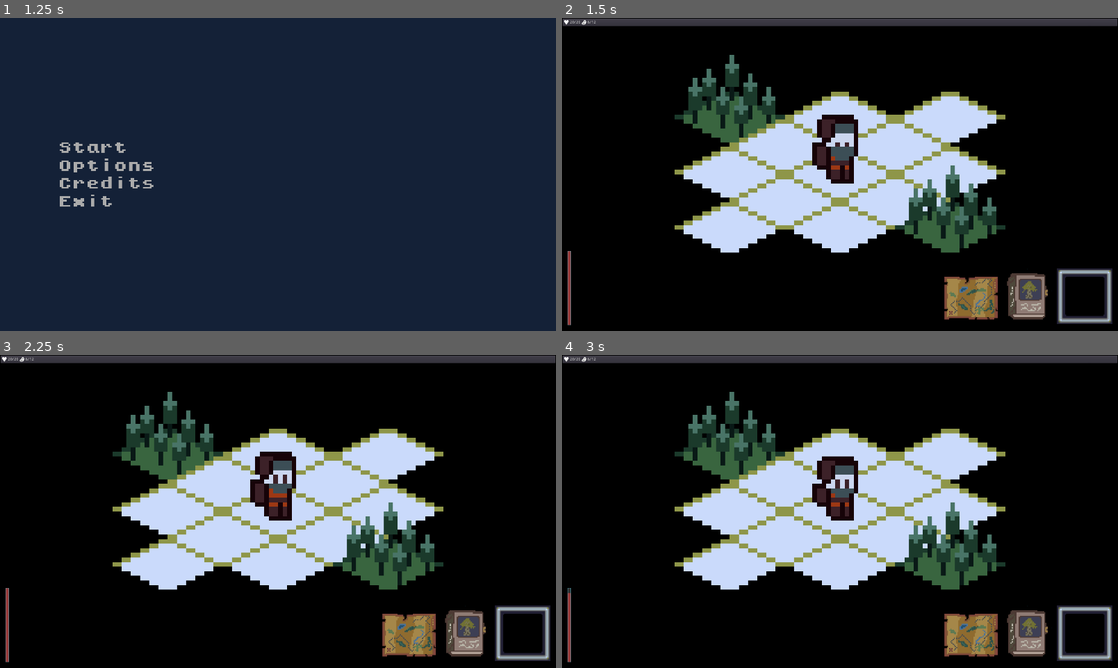
Above: before the commit, frames 1-4 (two rows, left to right).
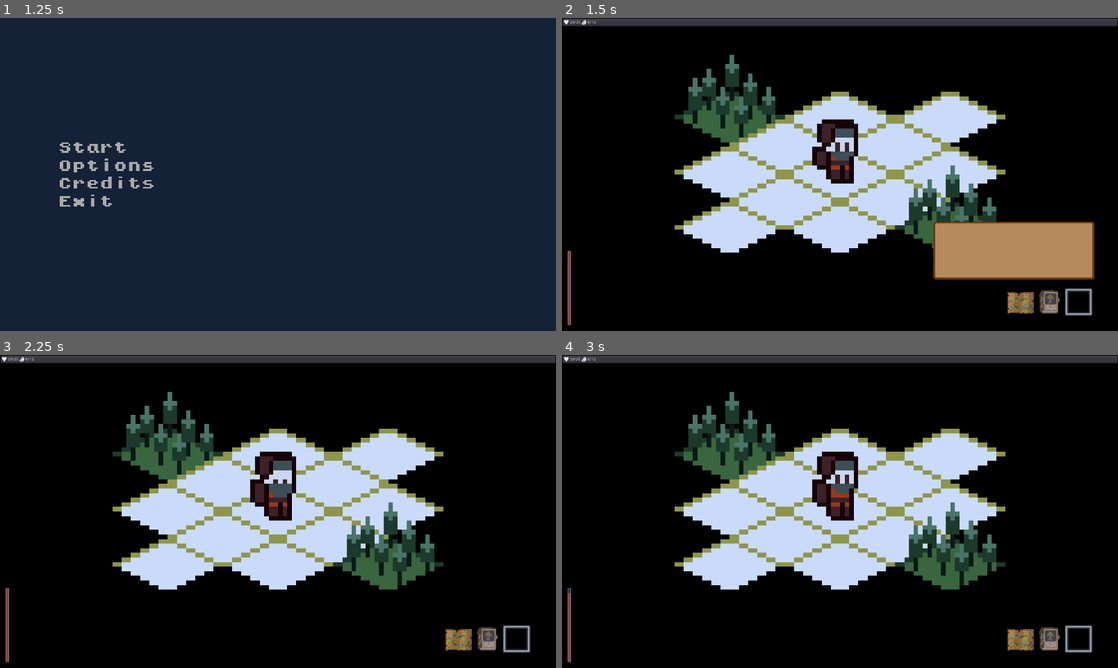
Above: after the commit, the same moments.

Repository: ZeeHatcher/project-forgotten
Game: Godot game, scene res://scenes/start_screen/start_screen.tscn
Two runs of this game, one before a commit and one after it. Both use one fixed random seed, a clock stepped at 60 frames per second and the inputs below.
Inputs (mouse positions are in pixels of both pictures, inside the frame that each line leads up to; where the layout moved, square brackets give the same spot in the first picture):
- Up to frame 1 (1.25 s): tap Enter at 0.5 s; move the mouse to (400, 158) at 0.52 s; hold D (move_right) from 0.53 s (still down); hold Tab (journal) from 0.53 s (still down); click (400, 158) at 0.67 s
- Up to frame 2 (1.5 s): release D (move_right) at 1.25 s; release Tab (journal) at 1.25 s; click "Start" at 1.25 s
- Up to frame 3 (2.25 s): click (517, 639) [522, 633] at 2 s
- Up to frame 4 (3 s): click (1017, 639) [973, 633] at 2.75 s

Frame 1 is identical in both runs. In frame 2, 8.9% of the frame differs, in the area x 45-99%, y 30-98%; in frame 3, 3.6%; in frame 4, 4.1%.

Commit message:
added inventory UI

Diff:
--- a/data_models/inventory.gd
+++ b/data_models/inventory.gd
@@ -24,3 +24,8 @@
 	if _items[name] <= 0:
 		_items.erase(name)
 	emit_signal("quantity_changed")
+
+
+func set_inventory(items) -> void:
+	_items = items
+	emit_signal("quantity_changed")
--- a/entities/player/player.tscn
+++ b/entities/player/player.tscn
@@ -55,7 +55,7 @@
 position = Vector2( 0, -10 )
 frames = SubResource( 7 )
 animation = "idle"
-frame = 2
+frame = 1
 playing = true
 
 [node name="EventDetector" type="Area2D" parent="."]
--- a/main.tscn
+++ b/main.tscn
@@ -21,6 +21,31 @@
 [ext_resource path="res://assets/cubex4.png" type="Texture" id=19]
 [ext_resource path="res://assets/images/Map_UI.png" type="Texture" id=20]
 [ext_resource path="res://assets/images/Journal_UI.png" type="Texture" id=21]
+[ext_resource path="res://themes/default_body.tres" type="Theme" id=22]
+[ext_resource path="res://ui/inventory_list.gd" type="Script" id=23]
+[ext_resource path="res://resources/player_inventory.tres" type="Resource" id=24]
+
+[sub_resource type="StyleBoxEmpty" id=4]
+
+[sub_resource type="StyleBoxEmpty" id=1]
+
+[sub_resource type="StyleBoxEmpty" id=3]
+
+[sub_resource type="StyleBoxFlat" id=2]
+content_margin_left = 20.0
+content_margin_right = 20.0
+content_margin_top = 20.0
+content_margin_bottom = 20.0
+bg_color = Color( 0.713726, 0.545098, 0.376471, 1 )
+border_width_left = 6
+border_width_top = 6
+border_width_right = 8
+border_width_bottom = 8
+border_color = Color( 0.411765, 0.239216, 0.0196078, 1 )
+corner_radius_top_left = 10
+corner_radius_top_right = 10
+corner_radius_bottom_right = 10
+corner_radius_bottom_left = 10
 
 [node name="Main" type="Node2D"]
 script = ExtResource( 9 )
@@ -113,39 +138,66 @@
 
 [node name="Tween" type="Tween" parent="CanvasLayer/TemperatureBar"]
 
+[node name="InventoryList" type="ItemList" parent="CanvasLayer"]
+anchor_left = 1.0
+anchor_top = 1.0
+anchor_right = 1.0
+anchor_bottom = 1.0
+margin_left = -637.0
+margin_top = -377.0
+margin_right = -81.0
+margin_bottom = -177.0
+grow_horizontal = 0
+grow_vertical = 0
+size_flags_horizontal = 3
+size_flags_vertical = 3
+theme = ExtResource( 22 )
+custom_colors/guide_color = Color( 1, 1, 1, 0 )
+custom_colors/font_color_selected = Color( 1, 1, 1, 1 )
+custom_colors/font_color = Color( 1, 1, 1, 1 )
+custom_styles/selected_focus = SubResource( 4 )
+custom_styles/bg_focus = SubResource( 1 )
+custom_styles/selected = SubResource( 3 )
+custom_styles/bg = SubResource( 2 )
+items = [ "Item 0", null, false, "Item 1", null, false, "Climbing Gear", null, false, "Car Battery", null, false ]
+auto_height = true
+fixed_column_width = 526
+script = ExtResource( 23 )
+player_inventory = ExtResource( 24 )
+
 [node name="Icons" type="HBoxContainer" parent="CanvasLayer"]
 anchor_left = 1.0
 anchor_top = 1.0
 anchor_right = 1.0
 anchor_bottom = 1.0
-margin_left = -171.0
-margin_top = -72.0
-margin_right = -19.0
-margin_bottom = -24.0
+margin_left = -384.0
+margin_top = -148.0
+margin_right = -88.0
+margin_bottom = -52.0
 grow_horizontal = 0
 grow_vertical = 0
 alignment = 2
 
 [node name="MapButton" type="TextureButton" parent="CanvasLayer/Icons"]
-margin_right = 192.0
-margin_bottom = 192.0
-rect_min_size = Vector2( 192, 192 )
+margin_right = 96.0
+margin_bottom = 96.0
+rect_min_size = Vector2( 96, 96 )
 texture_normal = ExtResource( 20 )
 expand = true
 
 [node name="JournalButton" type="TextureButton" parent="CanvasLayer/Icons"]
-margin_left = 196.0
-margin_right = 388.0
-margin_bottom = 192.0
-rect_min_size = Vector2( 192, 192 )
+margin_left = 100.0
+margin_right = 196.0
+margin_bottom = 96.0
+rect_min_size = Vector2( 96, 96 )
 texture_normal = ExtResource( 21 )
 expand = true
 
 [node name="InventoryButton" type="TextureButton" parent="CanvasLayer/Icons"]
-margin_left = 392.0
-margin_right = 584.0
-margin_bottom = 192.0
-rect_min_size = Vector2( 192, 192 )
+margin_left = 200.0
+margin_right = 296.0
+margin_bottom = 96.0
+rect_min_size = Vector2( 96, 96 )
 texture_normal = ExtResource( 19 )
 expand = true
 
@@ -184,6 +236,7 @@
 [connection signal="event_ended" from="CanvasLayer/CenterContainer/EventBoard" to="EventService" method="end_event"]
 [connection signal="event_ended" from="CanvasLayer/CenterContainer/EventBoard" to="GameOverService" method="_on_EventBoard_event_ended"]
 [connection signal="pressed" from="CanvasLayer/Icons/JournalButton" to="GameSaveService" method="_on_JournalButton_pressed"]
+[connection signal="pressed" from="CanvasLayer/Icons/InventoryButton" to="CanvasLayer/InventoryList" method="_on_InventoryButton_pressed"]
 [connection signal="load_game" from="CanvasLayer/Journal" to="GameSaveService" method="_on_Journal_load_game"]
 [connection signal="show_journal" from="GameSaveService" to="CanvasLayer/Journal" method="_on_GameSaveService_show_journal"]
 [connection signal="update_saves" from="GameSaveService" to="CanvasLayer/Journal" method="_on_GameSaveService_update_saves"]
--- a/misc/gamesave_service.gd
+++ b/misc/gamesave_service.gd
@@ -59,7 +59,7 @@
 	_player.health.value = _save.player_health
 	_player.food.value = _save.player_food
 	_player.temperature.value = _save.player_temperature
-	_player.inventory._items = _save.inventory_items
+	_player.inventory.set_inventory(_save.inventory_items)
 	_player.cancel_movement()
 
 	_top_bar.player_health.value  = _save.player_health
--- a/scenes/ui_test.tscn
+++ b/scenes/ui_test.tscn
@@ -30,20 +30,20 @@
 [node name="Label3" type="Label" parent="VBoxContainer"]
 margin_top = 140.0
 margin_right = 807.0
-margin_bottom = 164.0
+margin_bottom = 172.0
 theme = ExtResource( 3 )
 text = "Outlined Body"
 
 [node name="Label4" type="Label" parent="VBoxContainer"]
-margin_top = 168.0
+margin_top = 176.0
 margin_right = 807.0
-margin_bottom = 226.0
+margin_bottom = 234.0
 theme = ExtResource( 4 )
 text = "Big Body"
 
 [node name="Label5" type="Label" parent="VBoxContainer"]
-margin_top = 230.0
+margin_top = 238.0
 margin_right = 807.0
-margin_bottom = 296.0
+margin_bottom = 304.0
 theme = ExtResource( 5 )
 text = "Default Title"
--- a/test.gd
+++ b/test.gd
@@ -12,6 +12,7 @@
 onready var _event_tiles := $EventTiles
 onready var _event_service := $EventService
 onready var _gamesave_service := $GameSaveService
+
 
 func _ready():
 	unfog_tilemap(_player.global_position, 3)
--- a/themes/outlined_body.tres
+++ b/themes/outlined_body.tres
@@ -3,9 +3,9 @@
 [ext_resource path="res://assets/fonts/kongtext/kongtext.ttf" type="DynamicFontData" id=1]
 
 [sub_resource type="DynamicFont" id=1]
-size = 24
+size = 32
 outline_size = 2
-outline_color = Color( 0, 0, 0, 1 )
+outline_color = Color( 0.121569, 0.121569, 0.121569, 1 )
 font_data = ExtResource( 1 )
 
 [resource]
--- /dev/null
+++ b/ui/inventory_list.gd
@@ -0,0 +1,23 @@
+extends ItemList
+
+
+export(Resource) var player_inventory
+
+
+func _ready():
+	update_items({})
+	player_inventory.connect("quantity_changed", self, "_on_player_inventory_changed")
+
+
+func update_items(items: Dictionary):
+	clear()
+	for item in items:
+		add_item(item)
+
+
+func _on_InventoryButton_pressed():
+	visible = !visible
+
+
+func _on_player_inventory_changed():
+	update_items(player_inventory.get_all())
Not shown: 1 places in main.tscn that only renumber resources
